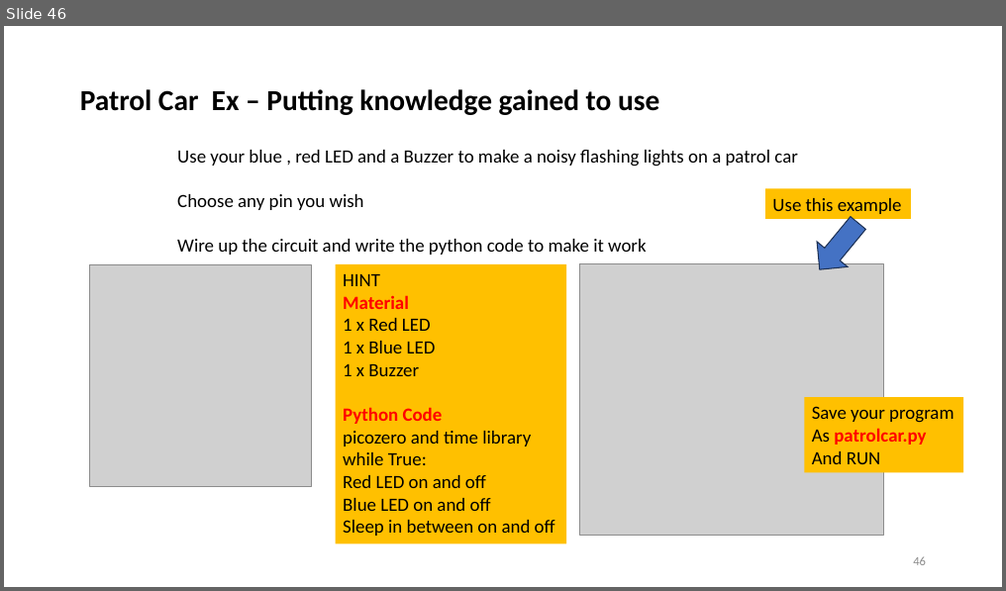
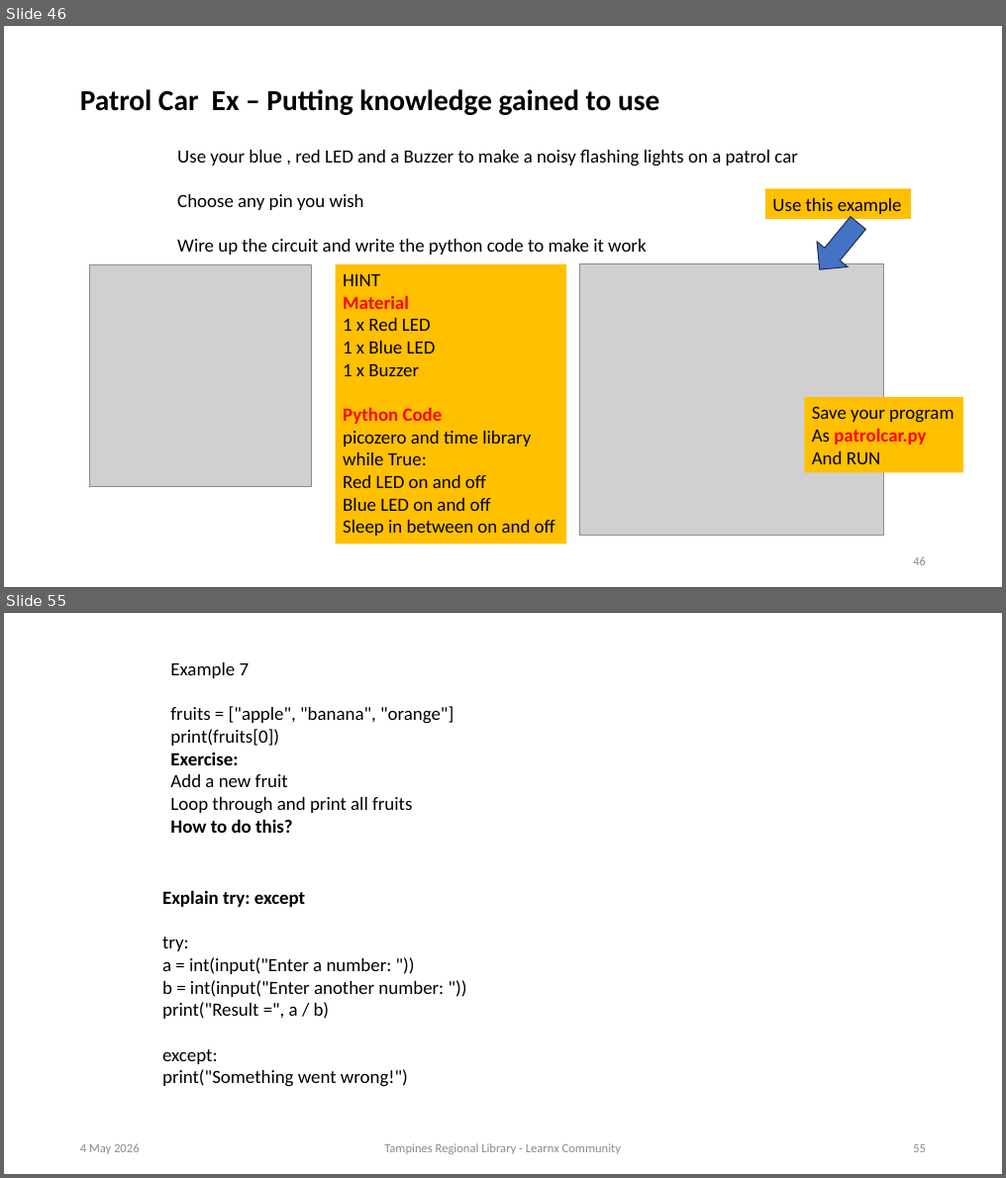
Before and after one commit to ssgoh/Pi-Python-Workshop, a slide deck: Pi Pico Python Course with Picozero Library.pptx. Shown one above the other, each under a label of ours: slide 46 before the commit, slides 46 and 55 after it; the slides between them are not shown. The pictures are 1006x591 and 1006x1178 pixels, drawn with LibreOffice and Linux fonts; fonts in the diff are those of the drawing; grey boxes stand for pictures. Boxes give left, top, right and bottom in pixels: in the first picture for what was removed or moved away, otherwise in the second. Text is boxed around its words. In the diff, an @@ line names an element or a change of style, - is before the commit and + after.

```diff
--- a/Pi Pico Python Course with Picozero Library.pptx
+++ b/Pi Pico Python Course with Picozero Library.pptx
@@ slide 55 added at <box>4,613,1002,1174</box>, background #FFFFFF @@
@@ text added at <box>170,663,453,833</box>, 18 pt, text #000000 @@
+Example 7
+fruits = ["apple", "banana", "orange"]
+print(fruits[0])
+Exercise:
+Add a new fruit
+Loop through and print all fruits
+How to do this?
@@ text added at <box>162,890,444,1087</box>, 18 pt, text #000000 @@
+Explain try: except
+try:
+a = int(input("Enter a number: "))
+b = int(input("Enter another number: "))
+print("Result =", a / b)
+except:
+print("Something went wrong!")
@@ text added at <box>80,1144,140,1155</box>, 12 pt, text #8C8C8C @@
+4 May 2026
@@ text added at <box>384,1144,621,1155</box>, 12 pt, text #8C8C8C @@
+Tampines Regional Library - Learnx Community
@@ page number added at <box>913,1145,926,1153</box>, 12 pt, text #8C8C8C @@
+55
```
Also in this commit, not shown: 53 slides changed, 4 other slides added, 2 other files.
